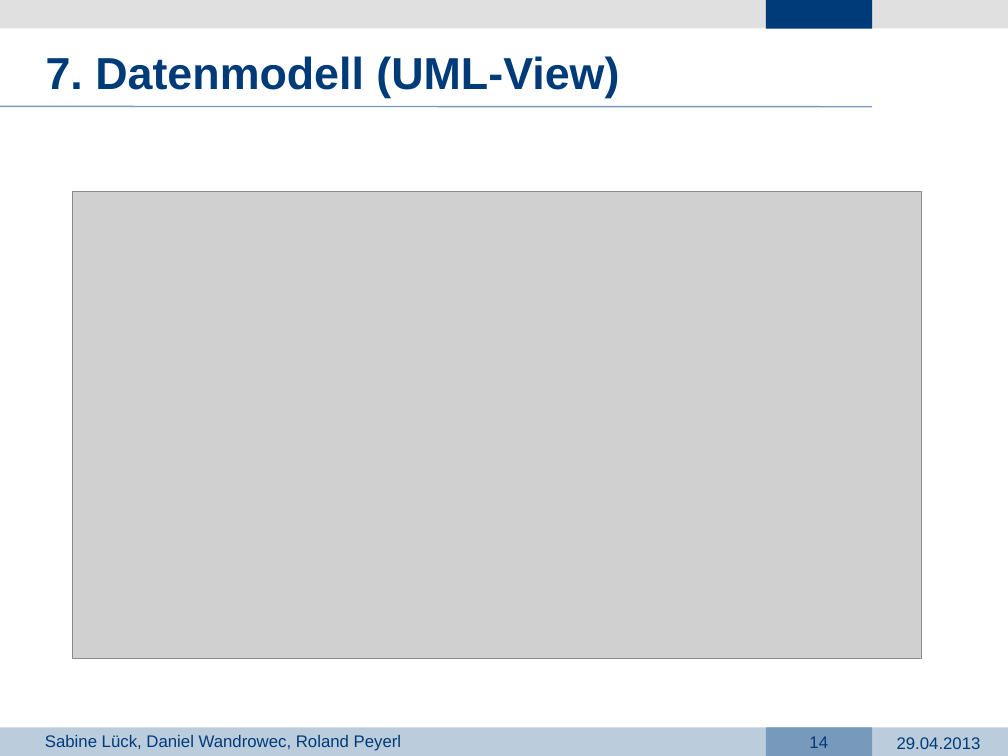
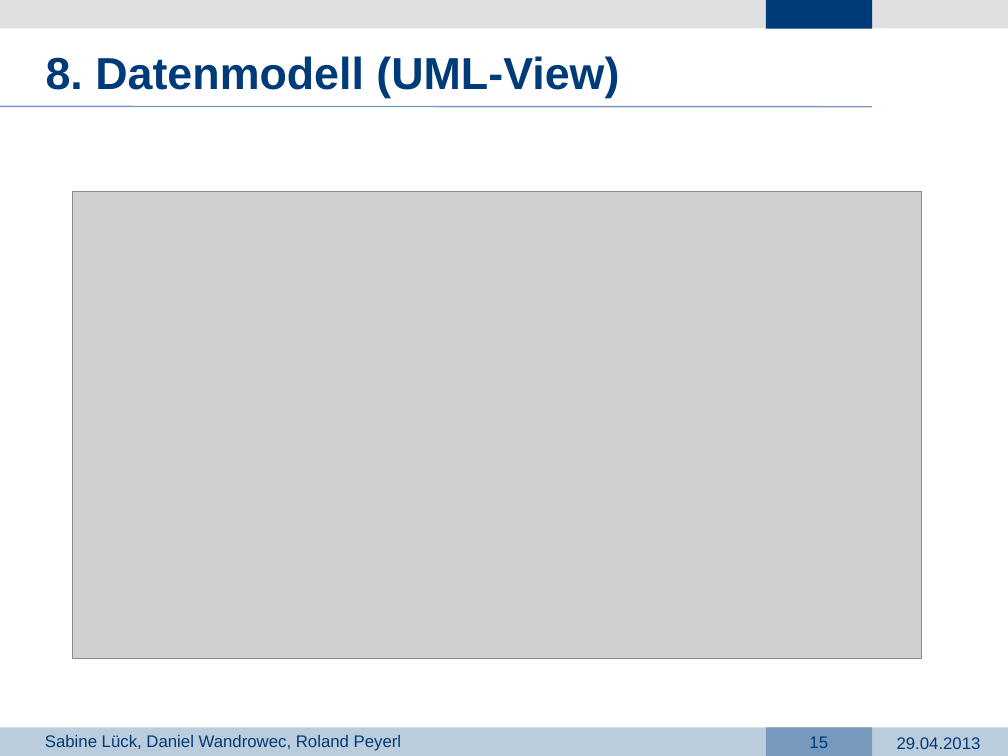
Before and after one commit to dark-saron/PRG4, a slide deck: slide 15 of Präsentation PRG4.pptx (slide 14 before the commit). Drawn at 1008x756 pixels with LibreOffice and Linux fonts; fonts in the diff are those of the drawing; grey boxes stand for pictures; background and template pictures are left out. Boxes give left, top, right and bottom in pixels: in the first picture for what was removed or moved away, otherwise in the second. Text is boxed around its words. In the diff, an @@ line names an element or a change of style, - is before the commit and + after.

```diff
--- a/Präsentation PRG4.pptx
+++ b/Präsentation PRG4.pptx
@@ text at box(46, 56, 619, 98): text changed @@
-7. Datenmodell (UML-View)
+8. Datenmodell (UML-View)
@@ page number at box(809, 736, 828, 748): text changed @@
-14
+15
```
Also in this commit, not shown: 11 other slides changed, 1 slide added.
